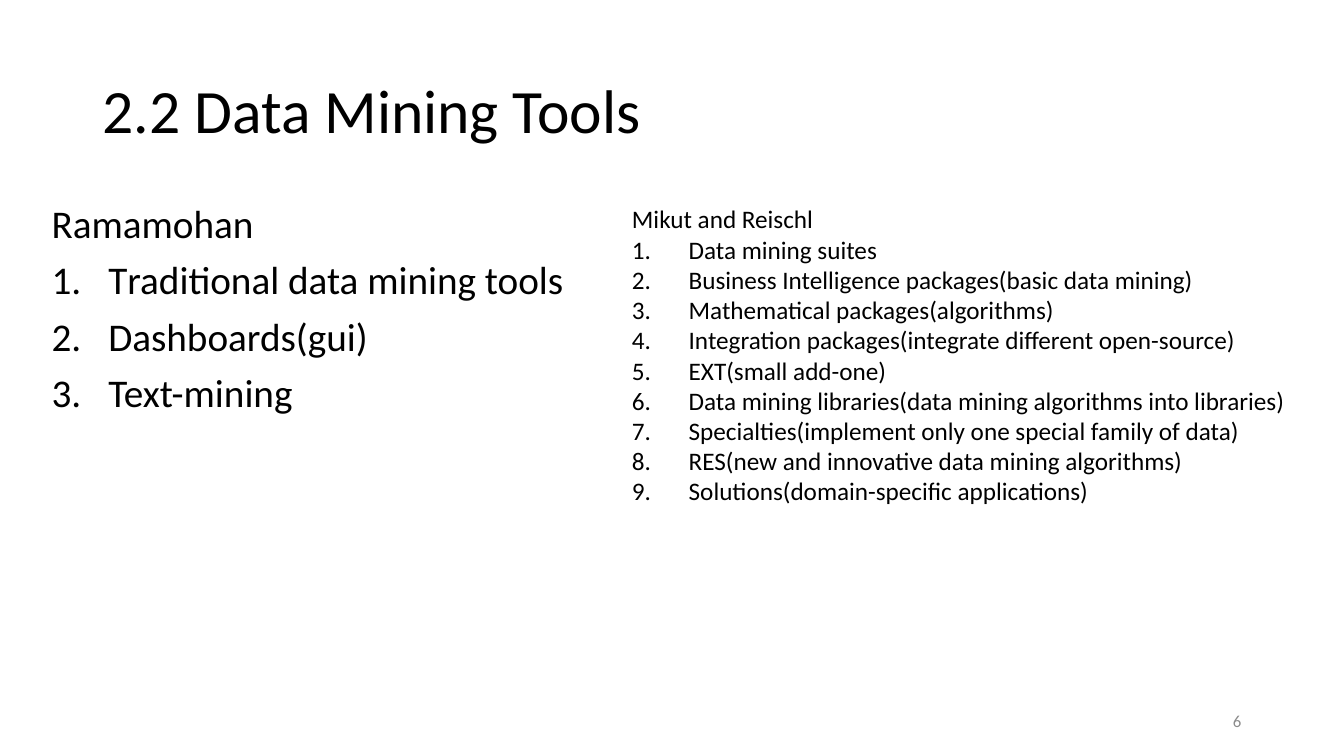
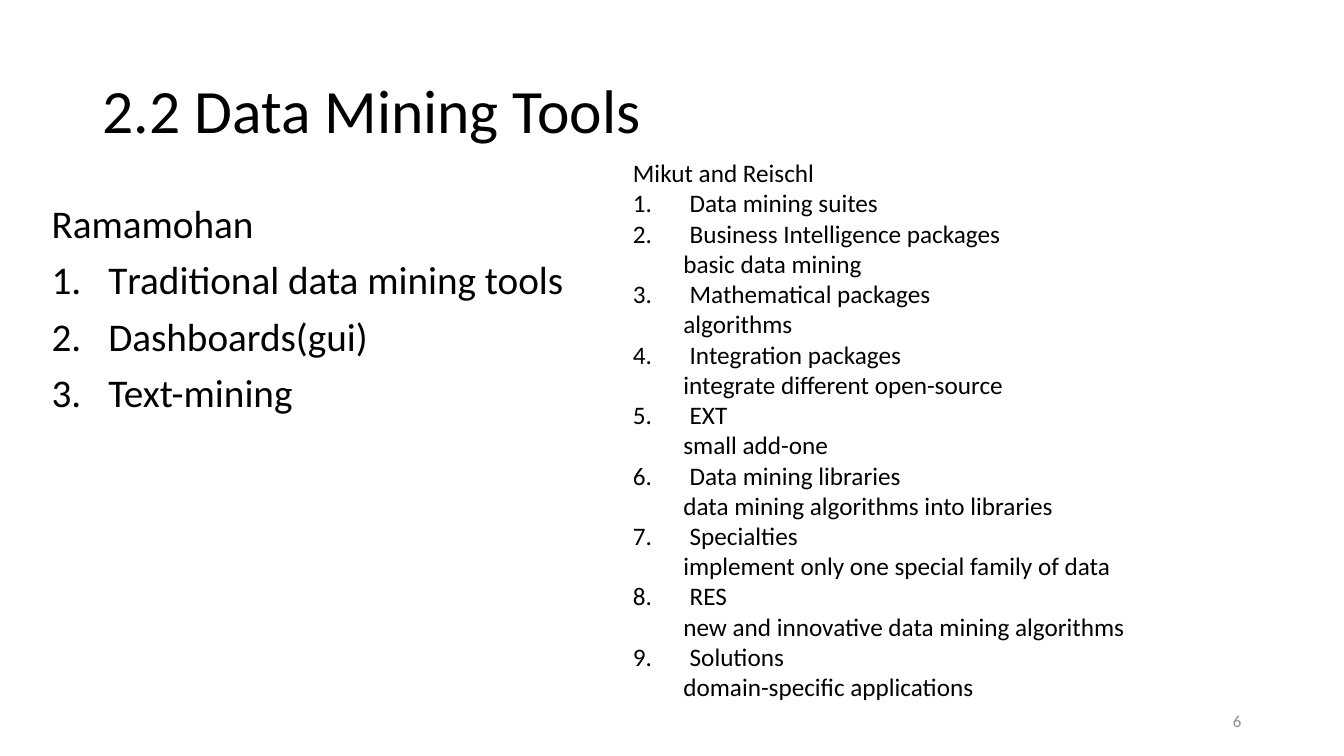
Before and after one commit to qkaTlehdrnf/ppt, a slide deck: slide 6 of 6.pptx. Drawn at 1344x756 pixels with LibreOffice and Linux fonts; fonts in the diff are those of the drawing. Boxes give left, top, right and bottom in pixels: in the first picture for what was removed or moved away, otherwise in the second. Text is boxed around its words. In the diff, an @@ line names an element or a change of style, - is before the commit and + after.

```diff
--- a/6.pptx
+++ b/6.pptx
@@ text "Mikut and Reischl": place and size @@
-text "Mikut and Reischl" at (632,210,1284,504)
+text "Mikut and Reischl" at (633,164,1124,700)
@@ text at (683,225,1124,700): text changed @@
-2. Business Intelligence packages(basic data mining)
-3. Mathematical packages(algorithms)
-4. Integration packages(integrate different open-source)
-5. EXT(small add-one)
-6. Data mining libraries(data mining algorithms into libraries)
-7. Specialties(implement only one special family of data)
-8. RES(new and innovative data mining algorithms)
-9. Solutions(domain-specific applications)
+2. Business Intelligence packages
+  basic data mining
+3. Mathematical packages
+  algorithms
+4. Integration packages
+  integrate different open-source
+5. EXT
+  small add-one
+6. Data mining libraries
+  data mining algorithms into libraries
+7. Specialties
+  implement only one special family of data
+8. RES
+  new and innovative data mining algorithms
+9. Solutions
+  domain-specific applications
```
Also in this commit, not shown: 5 other slides changed.
